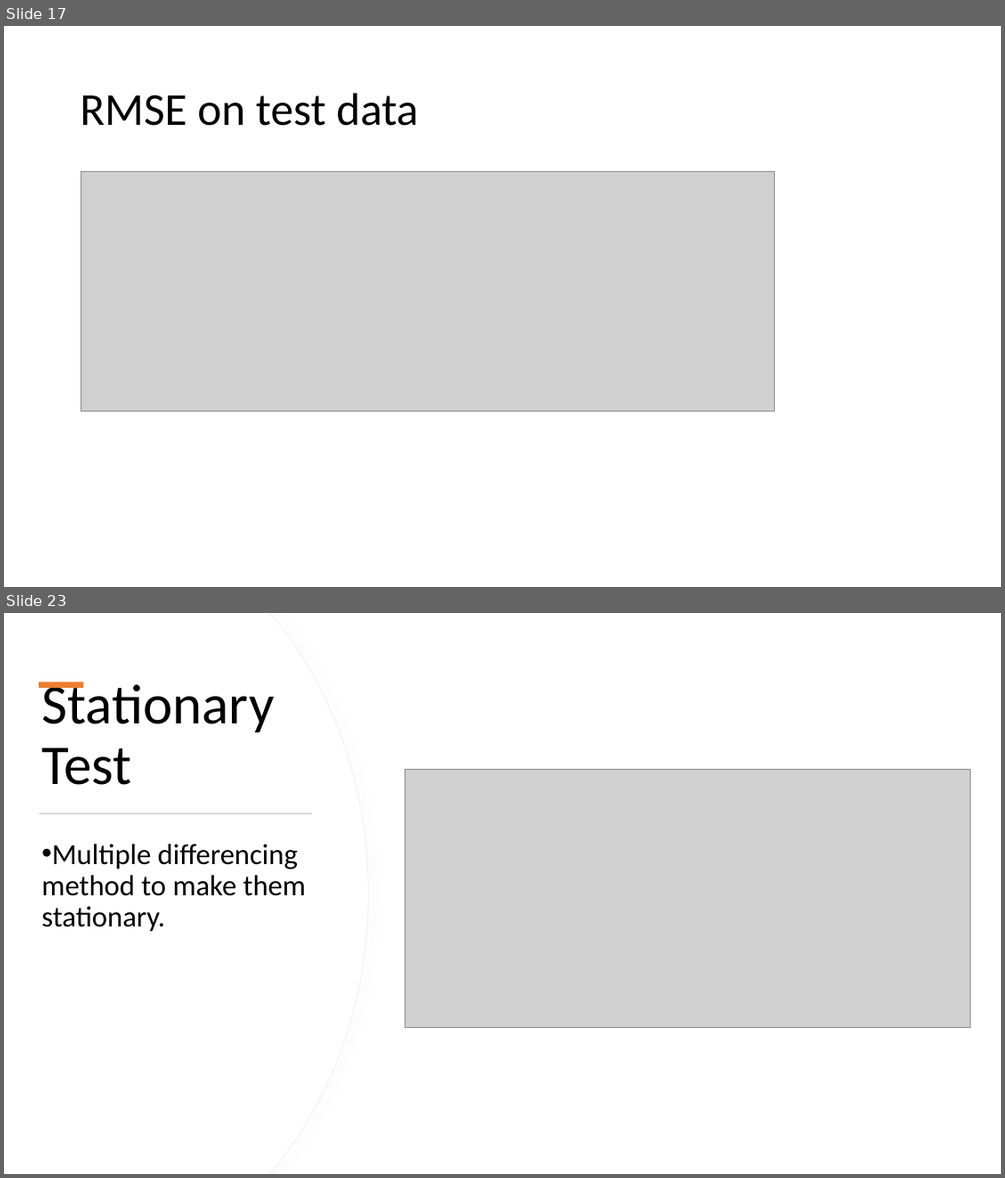
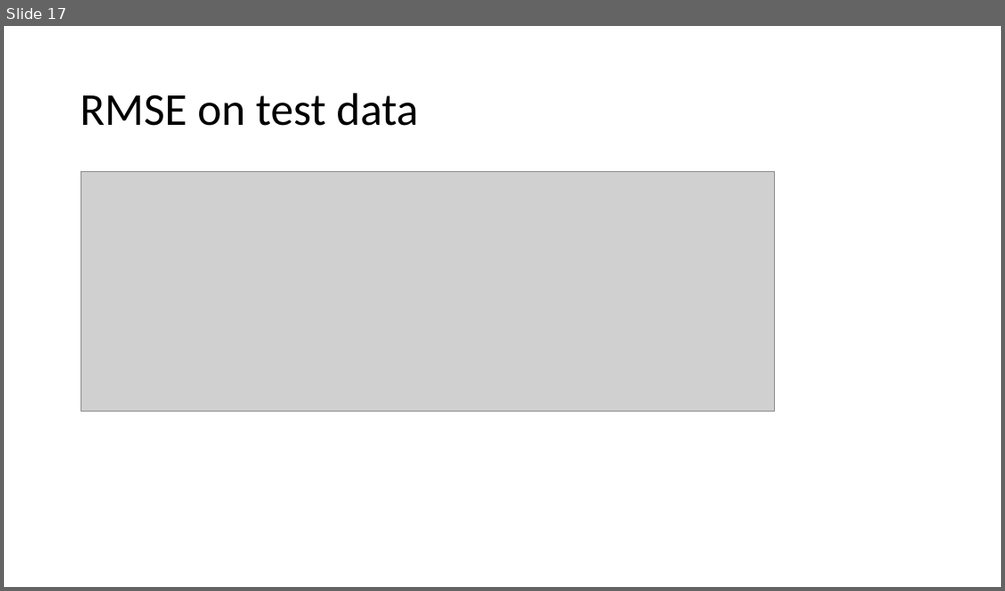
Before and after one commit to raidharmender/MultiVarTSPred, a slide deck: Multivar TS analysis and prediction.pptx. Shown one above the other, each under a label of ours: slides 17 and 23 before the commit, slide 17 after it; the slides between them are not shown. The pictures are 1005x1178 and 1005x591 pixels, drawn with LibreOffice and Linux fonts; fonts in the diff are those of the drawing; grey boxes stand for pictures. Boxes give left, top, right and bottom in pixels: in the first picture for what was removed or moved away, otherwise in the second. Text is boxed around its words. In the diff, an @@ line names an element or a change of style, - is before the commit and + after.

```diff
--- a/Multivar TS analysis and prediction.pptx
+++ b/Multivar TS analysis and prediction.pptx
@@ slide 23 removed at [4, 613, 1001, 1174], background #FFFFFF @@
@@ freeform shape removed at [4, 613, 368, 1174] @@
@@ freeform shape removed at [4, 613, 367, 1174] @@
@@ rectangle removed at [39, 682, 83, 688] @@
@@ title removed at [41, 682, 274, 785] @@
-Stationary Test
@@ picture removed at [404, 769, 971, 1027] @@
@@ rectangle removed at [39, 812, 312, 814] @@
@@ text removed at [41, 844, 306, 932] @@
-• Multiple differencing method to make them stationary.
```
Also in this commit, not shown: 1 slide added, 6 other slides removed.
